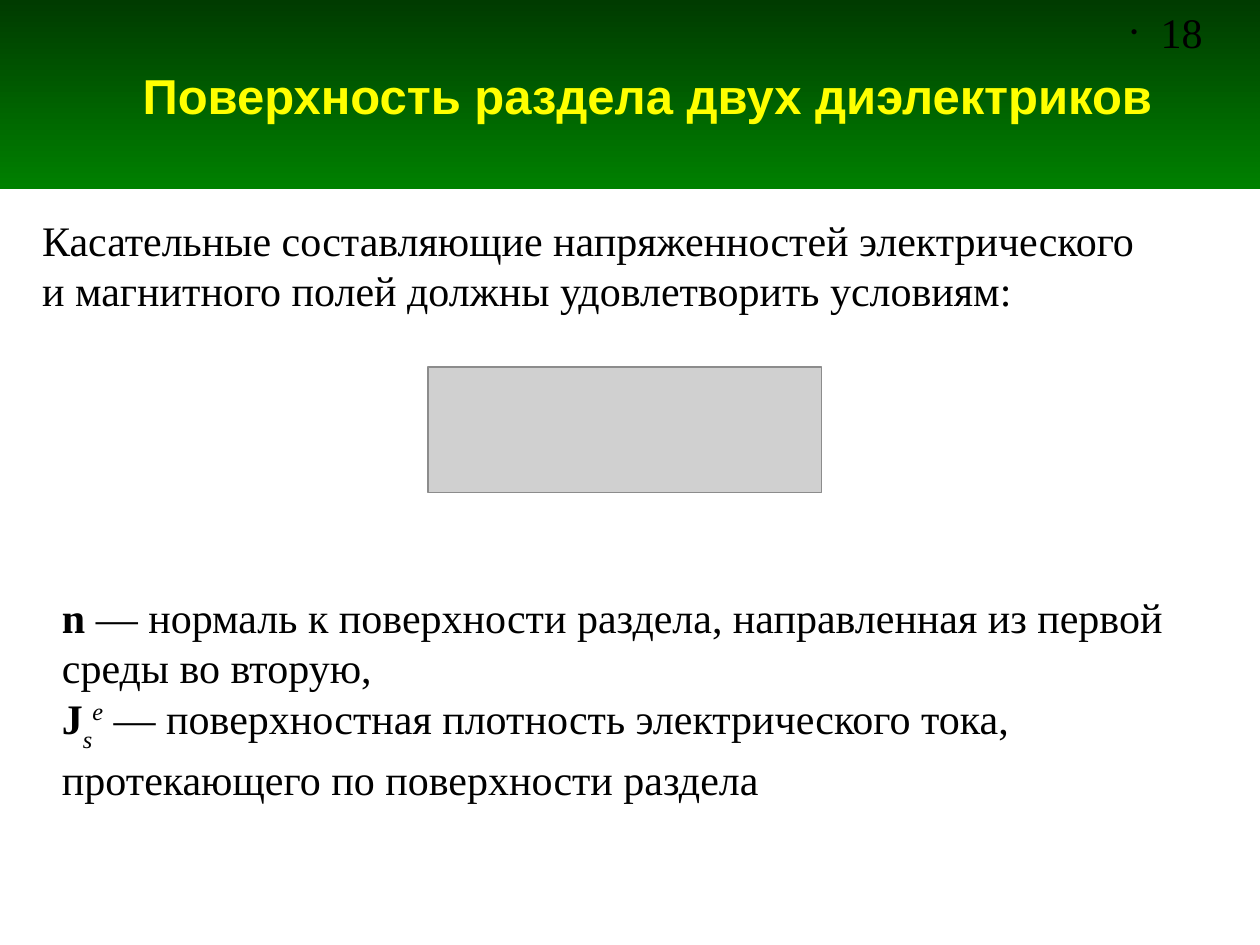
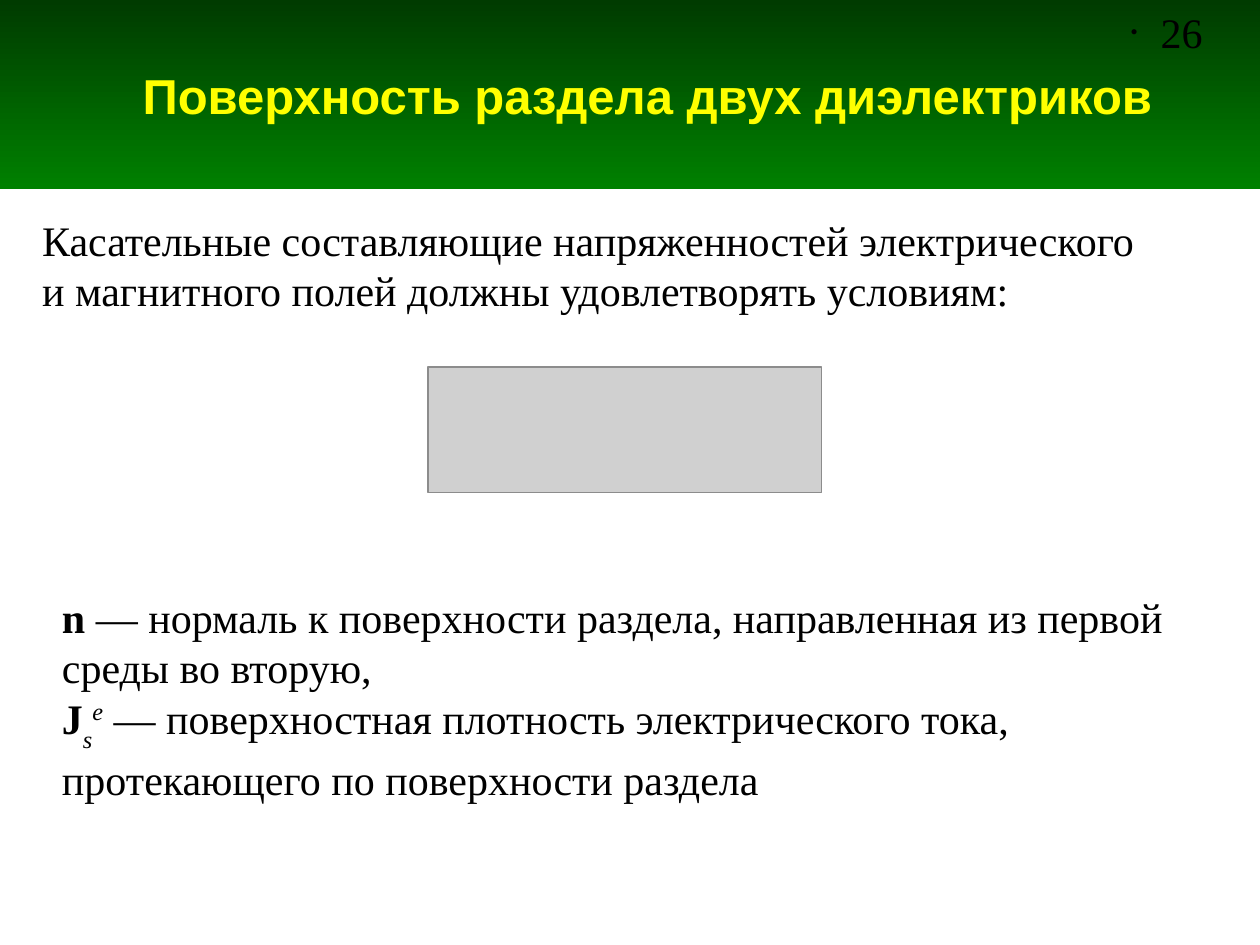
Before and after one commit to andris0147sv/modelling, a slide deck: slide 26 of presentations/1. Problem Statement.odp (slide 18 before the commit). Drawn at 1260x945 pixels with LibreOffice and Linux fonts; fonts in the diff are those of the drawing; grey boxes stand for pictures. Boxes give left, top, right and bottom in pixels: in the first picture for what was removed or moved away, otherwise in the second. Text is boxed around its words. In the diff, an @@ line names an element or a change of style, - is before the commit and + after.

```diff
--- a/presentations/1. Problem Statement.odp
+++ b/presentations/1. Problem Statement.odp
@@ page number at (1161,20,1203,48): text changed @@
-• 18
+• 26
@@ text at (42,227,1134,315): text changed @@
-Касательные составляющие напряженностей электрического и магнитного полей должны удовлетворить условиям:
+Касательные составляющие напряженностей электрического и магнитного полей должны удовлетворять условиям:
```
Also in this commit, not shown: 5 other slides changed, 8 slides added, 1 other file.
